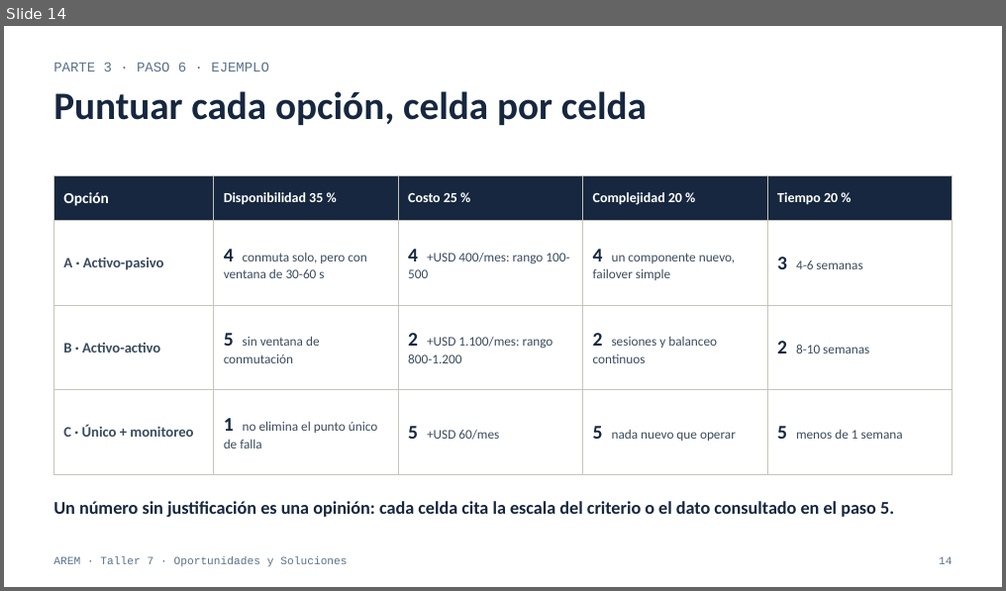
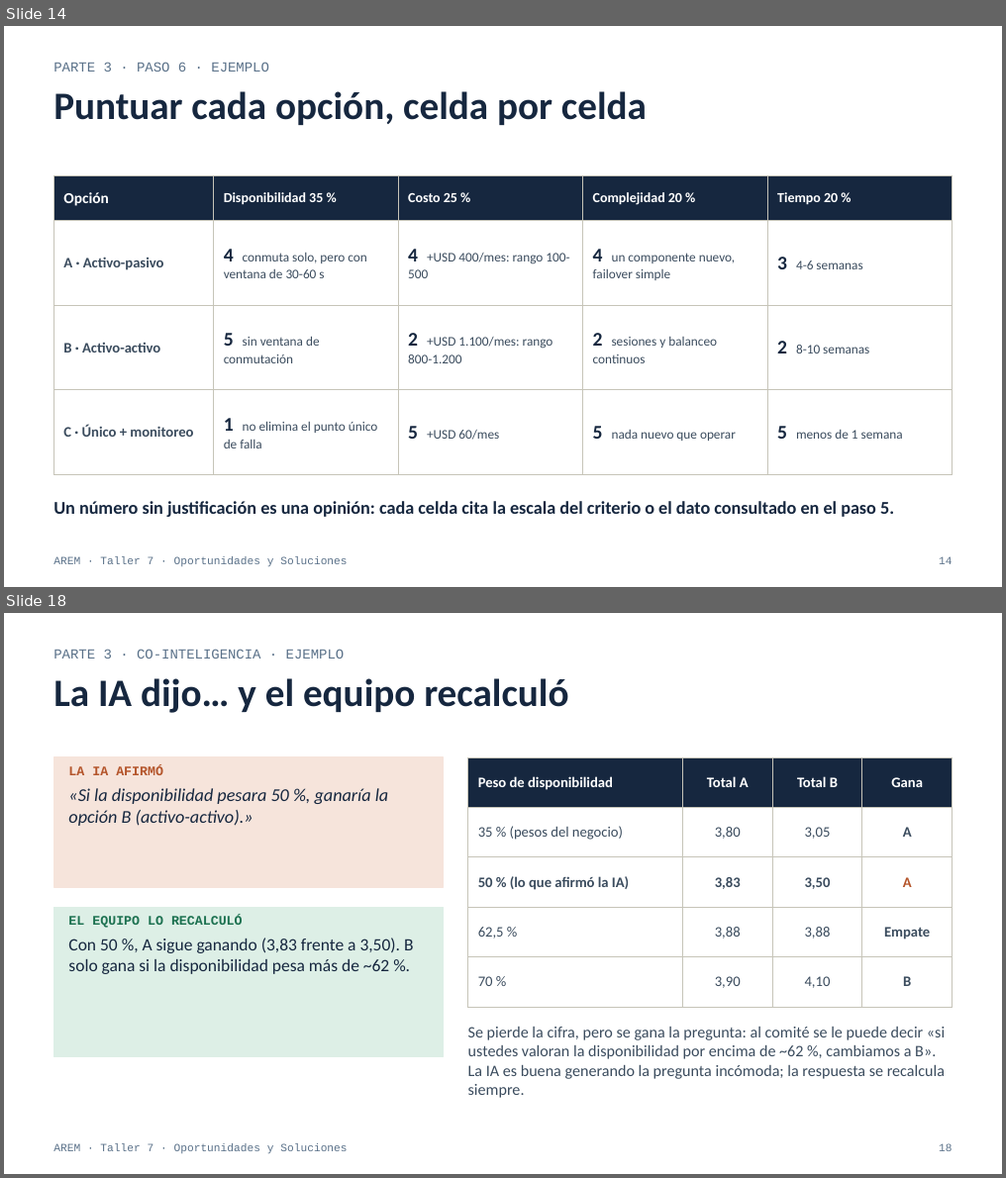
Before and after one commit to CesarAVegaF312/AREM-Taller_7_Opportunities_Solutions, a slide deck: 7. Oportunidades_Soluciones.pptx. Shown one above the other, each under a label of ours: slide 14 before the commit, slides 14 and 18 after it; the slides between them are not shown. The pictures are 1006x591 and 1006x1178 pixels, drawn with LibreOffice and Linux fonts; fonts in the diff are those of the drawing. Boxes give left, top, right and bottom in pixels: in the first picture for what was removed or moved away, otherwise in the second. Text is boxed around its words. In the diff, an @@ line names an element or a change of style, - is before the commit and + after.

```diff
--- a/7. Oportunidades_Soluciones.pptx
+++ b/7. Oportunidades_Soluciones.pptx
@@ slide 18 added at [4,613,1002,1174], background #FFFFFF @@
@@ text added at [54,649,345,659], 10 pt, text #5A7189 @@
+PARTE 3 · CO-INTELIGENCIA · EJEMPLO
@@ text added at [54,678,568,713], 28 pt, text #16273F, bold @@
+La IA dijo… y el equipo recalculó
@@ rectangle added at [54,758,444,887], fill #F6E4DB, outline #F6E4DB 1 pt @@
@@ table added at [468,758,952,992], 5 rows, 4 columns @@
+Peso de disponibilidad | Total A | Total B | Gana
+35 % (pesos del negocio) | 3,80 | 3,05 | A
+50 % (lo que afirmó la IA) | 3,83 | 3,50 | A
+62,5 % | 3,88 | 3,88 | Empate
+70 % | 3,90 | 4,10 | B
@@ text added at [68,765,389,826], 13 pt, text #16273F, italic @@
+LA IA AFIRMÓ
+«Si la disponibilidad pesara 50 %, ganaría la opción B (activo-activo).»
@@ rectangle added at [54,907,444,1058], fill #DDEFE6, outline #DDEFE6 1 pt @@
@@ text added at [68,916,414,974], 12.5 pt, text #16273F @@
+EL EQUIPO LO RECALCULÓ
+Con 50 %, A sigue ganando (3,83 frente a 3,50). B solo gana si la disponibilidad pesa más de ~62 %.
@@ text added at [468,1027,944,1098], 11.5 pt, text #3B4C5E @@
+Se pierde la cifra, pero se gana la pregunta: al comité se le puede decir «si ustedes valoran la disponibilidad por encima de ~62 %, cambiamos a B». La IA es buena generando la pregunta incómoda; la respuesta se recalcula siempre.
@@ text added at [54,1144,347,1155], 8 pt, text #5A7189 @@
+AREM · Taller 7 · Oportunidades y Soluciones
@@ text added at [939,1144,951,1152], 8 pt, text #5A7189 @@
+18
```
Also in this commit, not shown: 5 slides changed, 2 other slides added, 3 other files.
